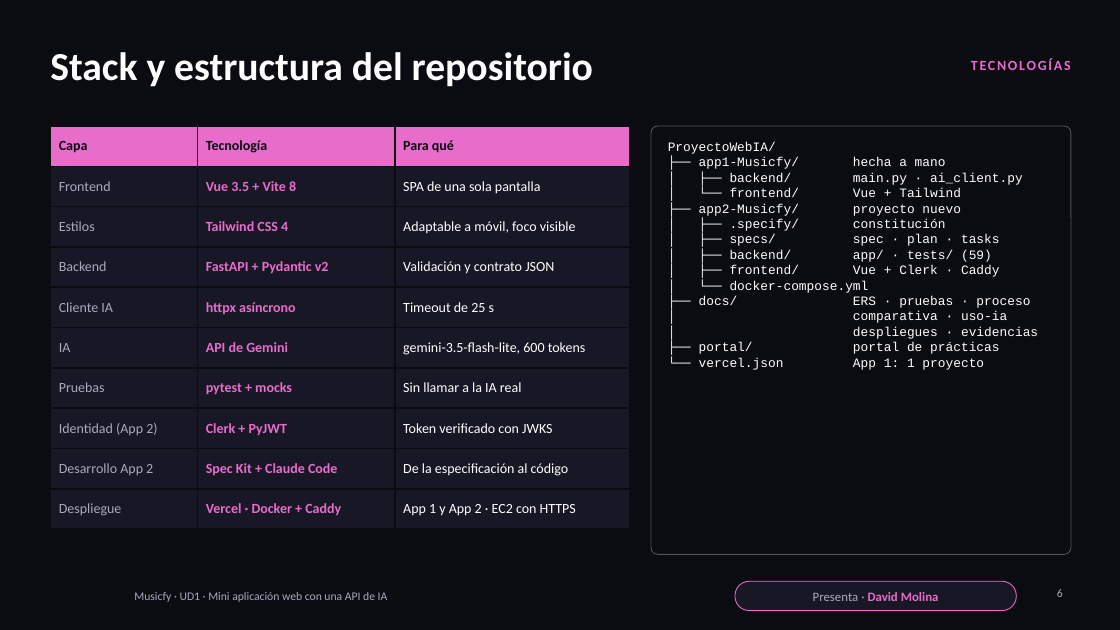
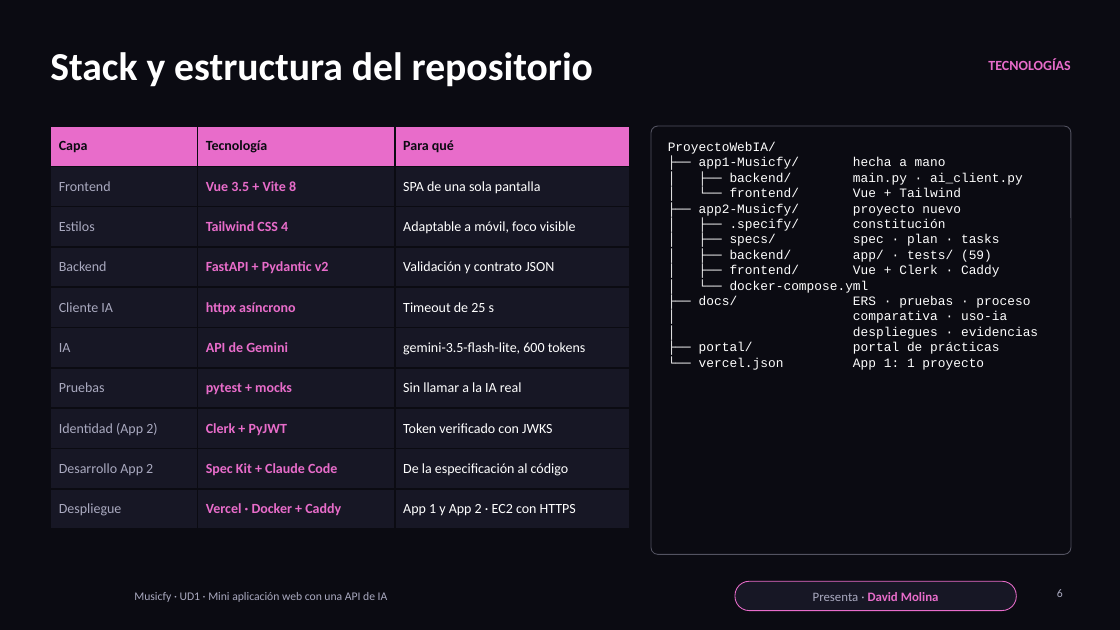
Before and after one commit to N13T4C0/ProyectoWebIA, a slide deck: slide 6 of presentacion/Musicfy-Presentacion.pptx. Drawn at 1120x630 pixels with LibreOffice and Linux fonts; fonts in the diff are those of the drawing; background and template pictures are left out. Boxes give left, top, right and bottom in pixels: in the first picture for what was removed or moved away, otherwise in the second. Text is boxed around its words. In the diff, an @@ line names an element or a change of style, - is before the commit and + after.

```diff
--- a/presentacion/Musicfy-Presentacion.pptx
+++ b/presentacion/Musicfy-Presentacion.pptx
@@ text "TECNOLOGÍAS" at [988, 58, 1070, 70]: letter spacing 1.5 to 0 pt; less space between paragraphs @@
```
Also in this commit, not shown: 23 other slides changed.
